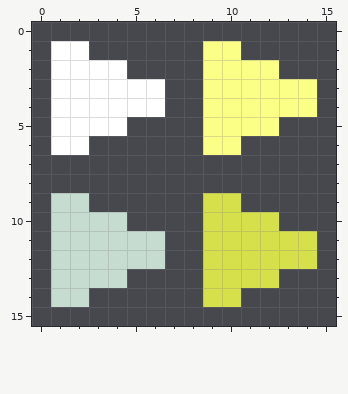
Edited in one commit: pixel-art file (src/engine/assets/wires.aseprite). The first picture shows the starting point.
16x16 pixels, 1 frame.
After:
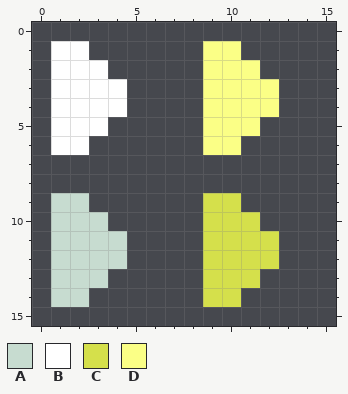
Palette (. is transparent): A #c7dcd0  B #ffffff  C #d5e04b  D #fbff86
Message: round wires, no overlap
Edits made:
The edit erases colour A in row 10 at x 4; in rows 11 to 12 at x 5 to 6; in row 13 at x 4.
The edit erases colour B in row 2 at x 4; in rows 3 to 4 at x 5 to 6; in row 5 at x 4.
The edit erases colour C in row 10 at x 12; in rows 11 to 12 at x 13 to 14; in row 13 at x 12.
The edit erases colour D in row 2 at x 12; in rows 3 to 4 at x 13 to 14; in row 5 at x 12.
